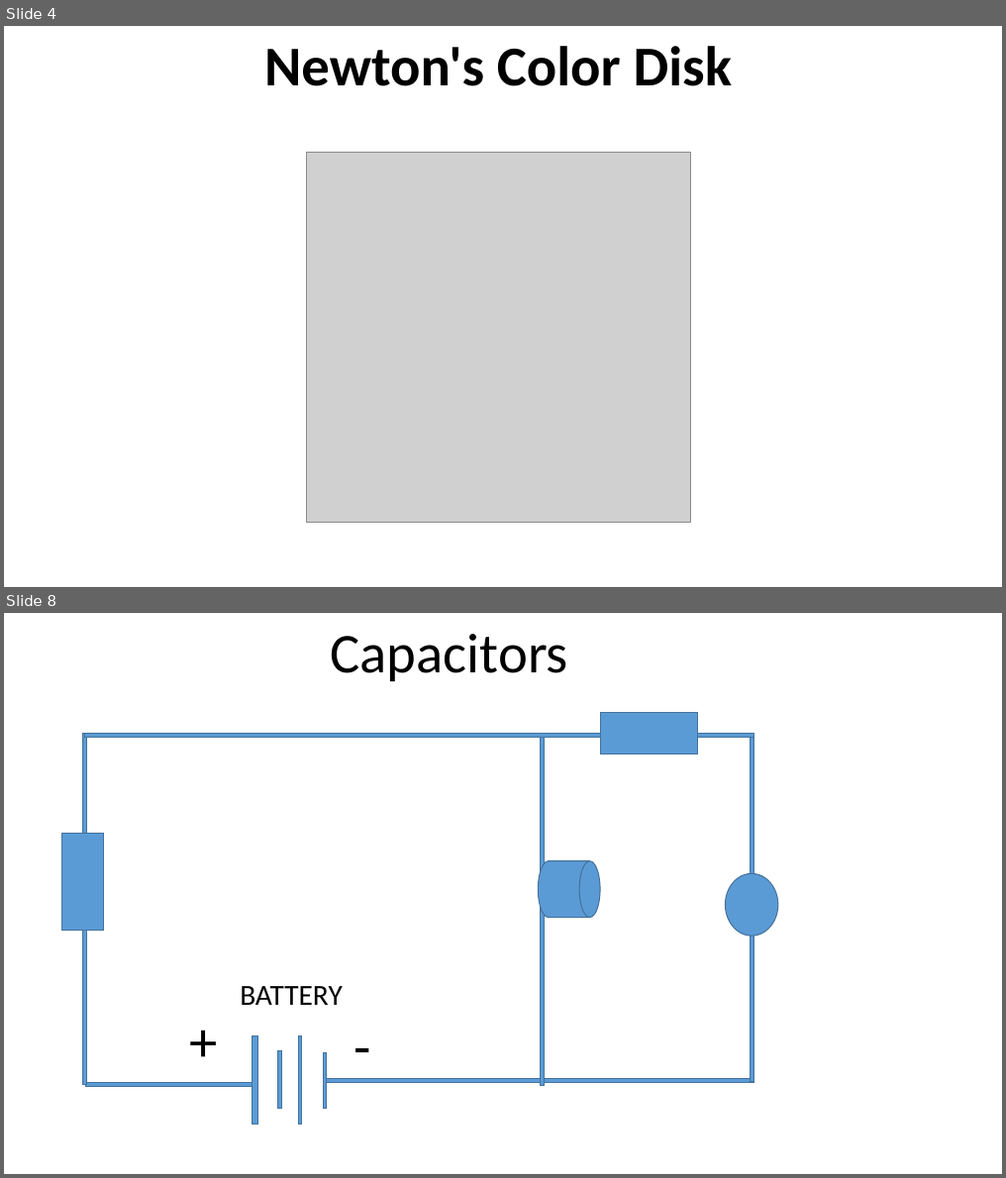
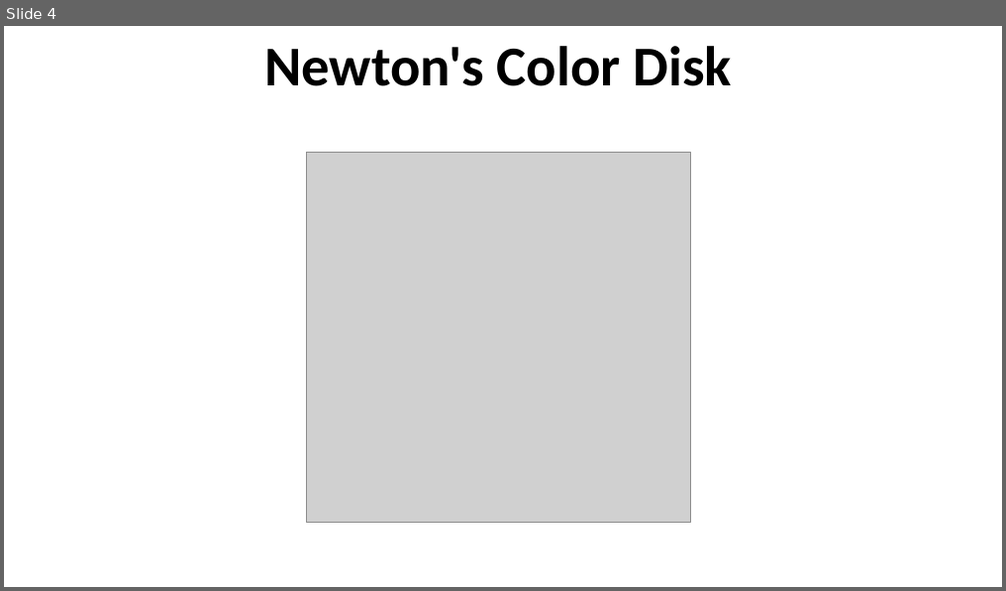
Before and after one commit to infocelab/embedded-projects, a slide deck: Documents/projects for schools.pptx. Shown one above the other, each under a label of ours: slides 4 and 8 before the commit, slide 4 after it; the slides between them are not shown. The pictures are 1006x1178 and 1006x591 pixels, drawn with LibreOffice and Linux fonts; fonts in the diff are those of the drawing; grey boxes stand for pictures. Boxes give left, top, right and bottom in pixels: in the first picture for what was removed or moved away, otherwise in the second. Text is boxed around its words. In the diff, an @@ line names an element or a change of style, - is before the commit and + after.

```diff
--- a/Documents/projects for schools.pptx
+++ b/Documents/projects for schools.pptx
@@ slide 8 removed at <box>4,613,1002,1174</box>, background #FFFFFF @@
@@ text removed at <box>331,634,569,681</box> @@
-Capacitors
@@ rectangle removed at <box>600,712,697,754</box> @@
@@ rectangle removed at <box>82,734,86,1084</box> @@
@@ rectangle removed at <box>85,734,754,738</box> @@
@@ rectangle removed at <box>541,738,545,1086</box> @@
@@ rectangle removed at <box>749,734,753,1082</box> @@
@@ rectangle removed at <box>61,833,104,931</box> @@
@@ cylinder removed at <box>538,861,600,918</box> @@
@@ ellipse removed at <box>726,873,779,936</box> @@
@@ text removed at <box>240,986,343,1005</box> @@
-BATTERY
@@ text removed at <box>178,1002,228,1078</box> @@
-+
@@ text removed at <box>338,1008,387,1083</box> @@
--
@@ rectangle removed at <box>252,1036,258,1124</box> @@
@@ rectangle removed at <box>278,1052,282,1108</box> @@
@@ rectangle removed at <box>299,1036,302,1124</box> @@
@@ rectangle removed at <box>324,1053,327,1108</box> @@
@@ rectangle removed at <box>85,1083,252,1087</box> @@
@@ rectangle removed at <box>327,1079,753,1083</box> @@
```
Also in this commit, not shown: 8 slides changed, 5 slides added.
